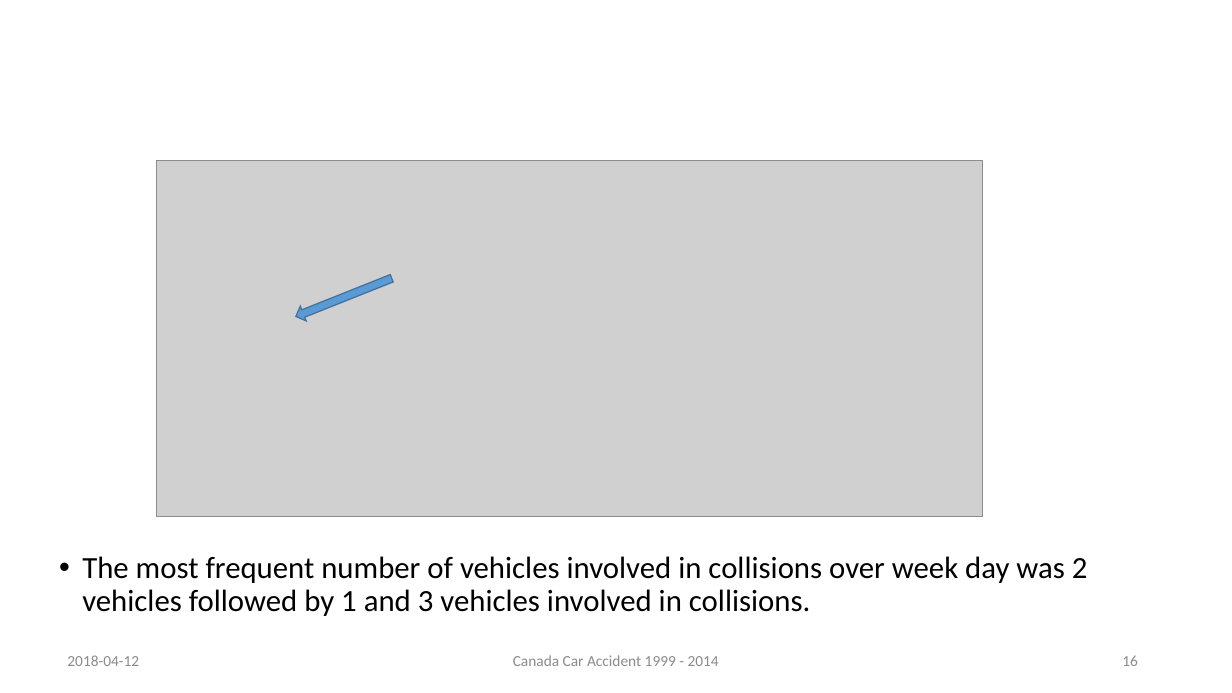
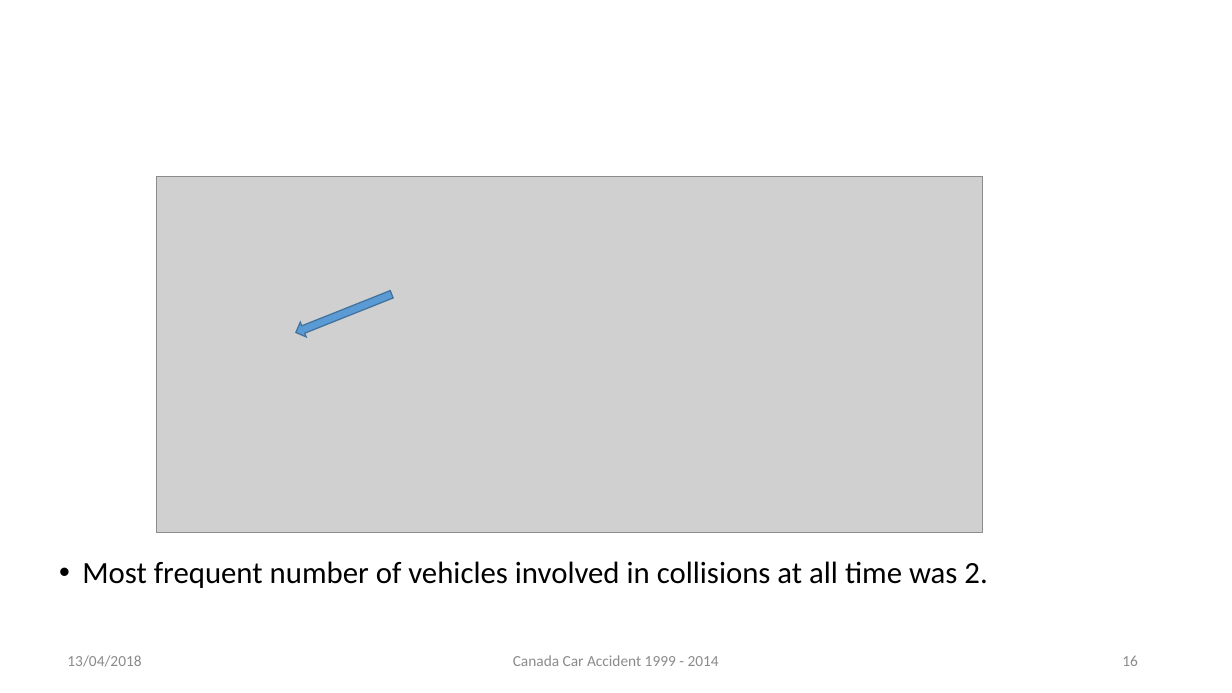
Before and after one commit to rynho/3250-G3, a slide deck: slide 16 of Deliverable/Presentation (submit).pptx. Drawn at 1232x693 pixels with LibreOffice and Linux fonts; fonts in the diff are those of the drawing; grey boxes stand for pictures; background and template pictures are left out. Boxes give left, top, right and bottom in pixels: in the first picture for what was removed or moved away, otherwise in the second. Text is boxed around its words. In the diff, an @@ line names an element or a change of style, - is before the commit and + after.

```diff
--- a/Deliverable/Presentation (submit).pptx
+++ b/Deliverable/Presentation (submit).pptx
@@ picture: place and size @@
-picture at (157, 160, 982, 517)
+picture at (157, 177, 982, 533)
@@ right arrow: place and size @@
-right arrow at (293, 271, 395, 324)
+right arrow at (293, 287, 395, 340)
@@ text at (82, 561, 987, 588): text changed @@
-• The most frequent number of vehicles involved in collisions over week day was 2 vehicles followed by 1 and 3 vehicles involved in collisions.
+• Most frequent number of vehicles involved in collisions at all time was 2.
@@ text at (67, 655, 141, 667): text changed @@
-2018-04-12
+13/04/2018
```
Also in this commit, not shown: 19 other slides changed.
